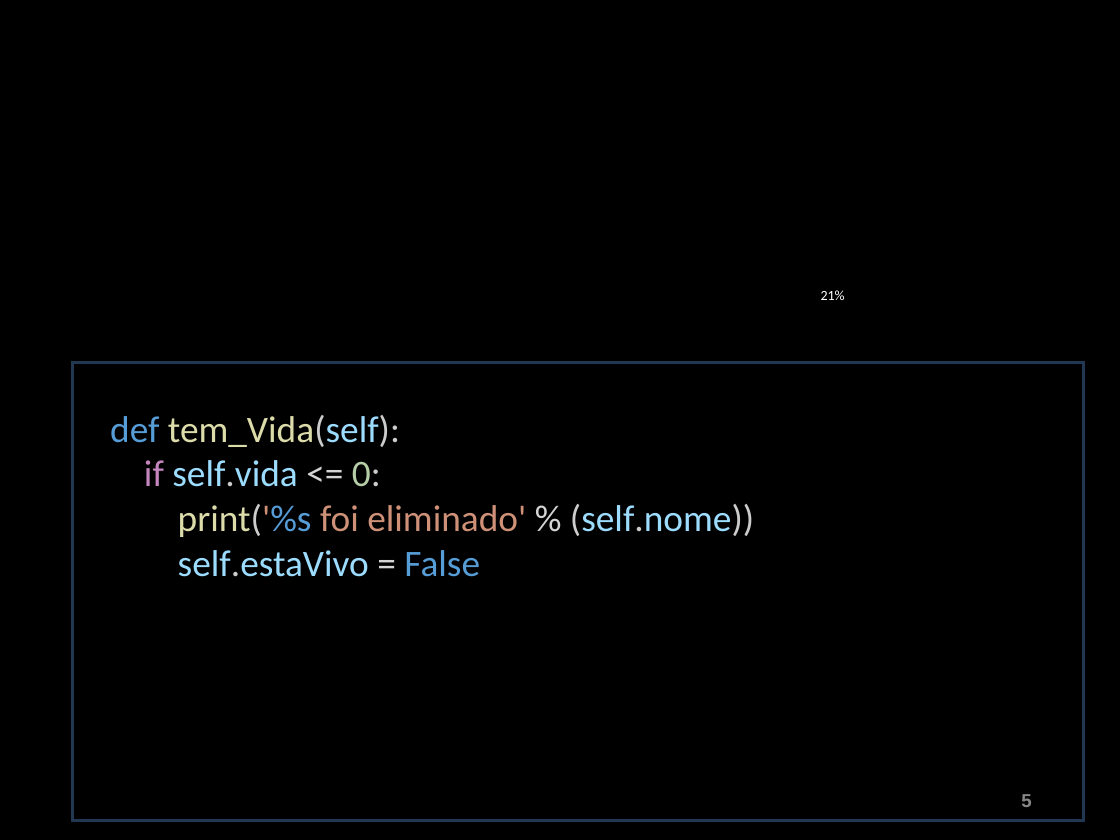
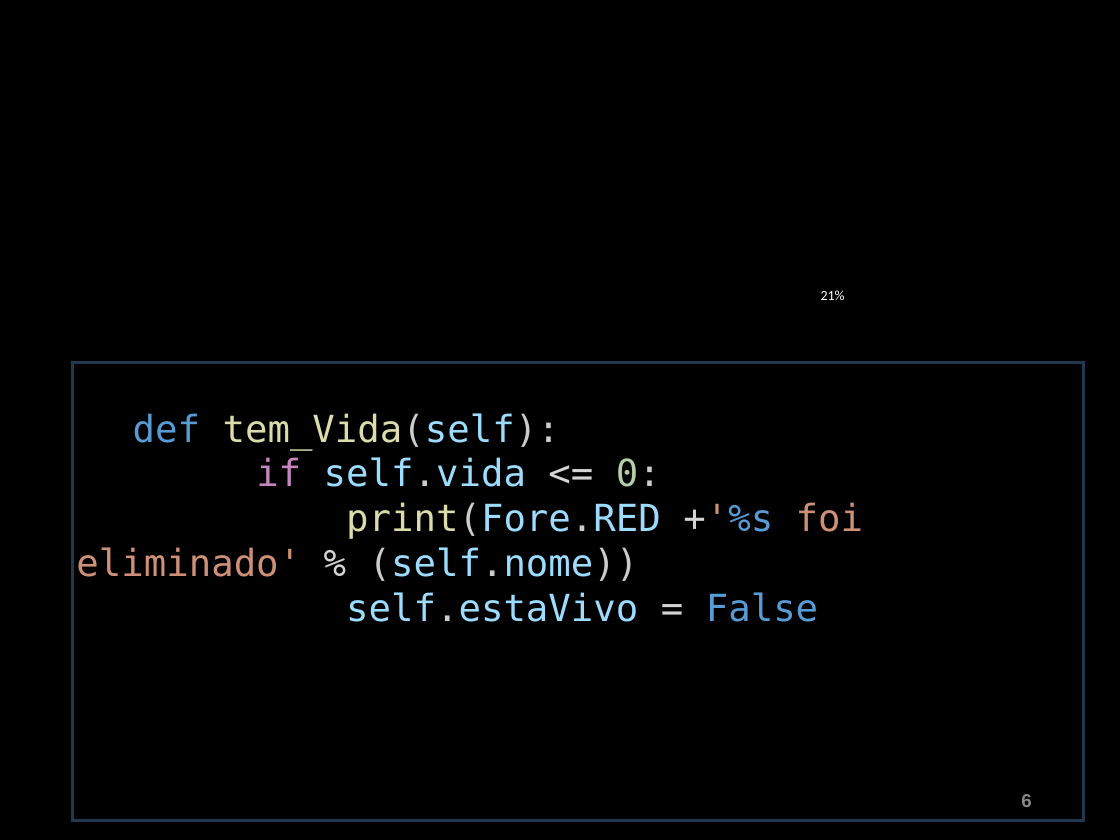
Before and after one commit to jefftdb/mini_curso, a slide deck: slide 6 of mini_curso_Orientado_a_Objeto.pptx (slide 5 before the commit). Drawn at 1120x840 pixels with LibreOffice and Linux fonts; fonts in the diff are those of the drawing; background and template pictures are left out. Boxes give left, top, right and bottom in pixels: in the first picture for what was removed or moved away, otherwise in the second. Text is boxed around its words. In the diff, an @@ line names an element or a change of style, - is before the commit and + after.

```diff
--- a/mini_curso_Orientado_a_Objeto.pptx
+++ b/mini_curso_Orientado_a_Objeto.pptx
@@ text at [133, 413, 818, 622]: font Calibri to DejaVu Sans Mono in "def tem_Vida(self):", "if self.vida <= 0:", "self.estaVivo = False" @@
@@ text at [76, 502, 863, 581]: text changed; font Calibri to DejaVu Sans Mono; text colour #CE9178 to #9CDCFE @@
-print('%s foi eliminado' % (self.nome))
+print(Fore.RED +'%s foi eliminado' % (self.nome))
@@ page number at [1021, 794, 1031, 807]: text changed @@
-5
+6
```
Also in this commit, not shown: 3 other slides changed, 2 slides added, 1 slide removed.
